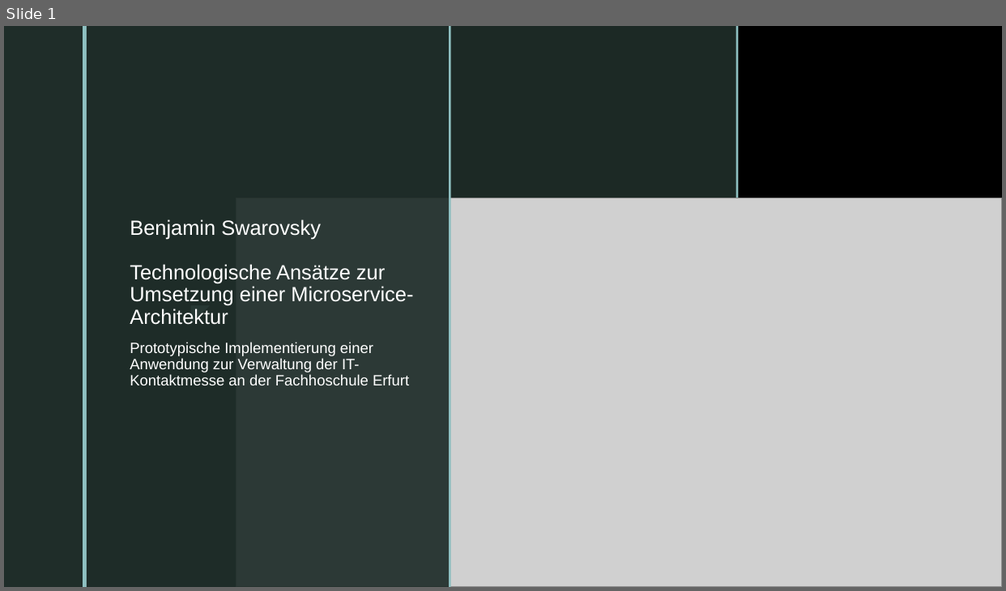
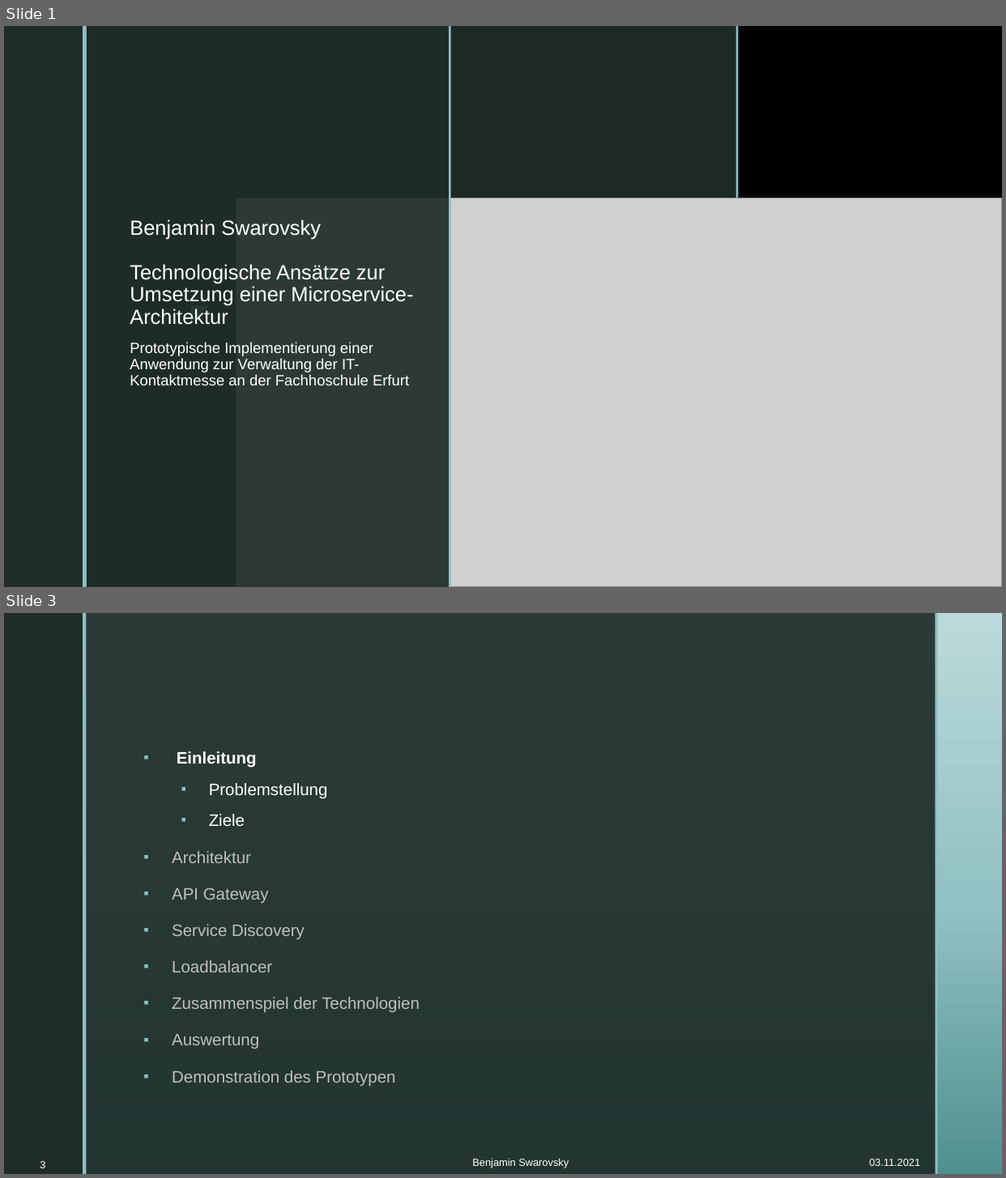
Before and after one commit to BenjaminS01/Abschluss, a slide deck: Vortrag.pptx. Shown one above the other, each under a label of ours: slide 1 before the commit, slides 1 and 3 after it; the slides between them are not shown. The pictures are 1006x591 and 1006x1178 pixels, drawn with LibreOffice and Linux fonts; fonts in the diff are those of the drawing; grey boxes stand for pictures; background and template pictures are left out. Boxes give left, top, right and bottom in pixels: in the first picture for what was removed or moved away, otherwise in the second. Text is boxed around its words. In the diff, an @@ line names an element or a change of style, - is before the commit and + after.

Commit message:
Vortrag Problemstellung

```diff
--- a/Vortrag.pptx
+++ b/Vortrag.pptx
@@ slide 3 added at [4,613,1002,1174], background picture (left out) @@
@@ rectangle added at [4,613,83,1174], fill #1F2D29 @@
@@ rectangle added at [83,613,87,1174], fill #8EC0C1 @@
@@ rectangle added at [87,613,936,1174], fill #1F2D29 at 92% opacity @@
@@ rectangle added at [936,613,938,1174], fill #8EC0C1 @@
@@ text added at [172,752,420,1087], 16 pt, text #BFBFBF @@
+▪ Einleitung
+  ▪ Problemstellung
+  ▪ Ziele
+▪ Architektur
+▪ API Gateway
+▪ Service Discovery
+▪ Loadbalancer
+▪ Zusammenspiel der Technologien
+▪ Auswertung
+▪ Demonstration des Prototypen
@@ page number added at [40,1161,45,1169], 10 pt, text #FFFFFF @@
+3
@@ text added at [472,1158,569,1169], 10 pt, text #FFFFFF @@
+Benjamin Swarovsky
@@ text added at [869,1159,920,1166], 10 pt, text #FFFFFF @@
+03.11.2021
```
Also in this commit, not shown: 1 slide changed, 2 other slides added.
